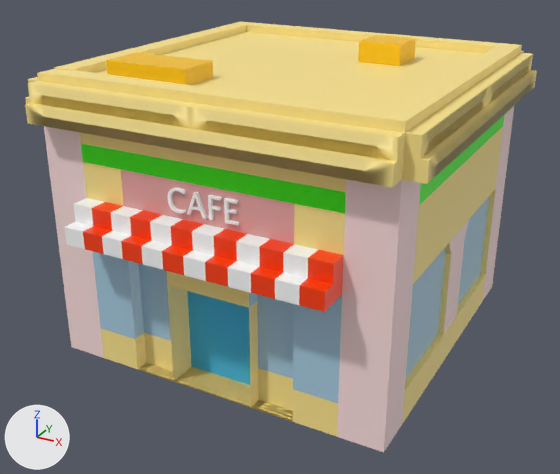
One commit to the FBX model Bird Gang/Assets/MayaMesh/cafe.fbx: the scene before it, then after it.
Camera for both pictures: a camera (50 mm lens) standing at (10.11, -19.52, 8.36) and looking at (-0.13, -0.89, -0.95). Lighting does not change. The marker at lower left points along +X, +Y and +Z. Where no turn or scale is listed for an object, it has been applied to the vertices. Vertices at the same position are counted once.

The first picture shows 'Cafe', 'sign'.
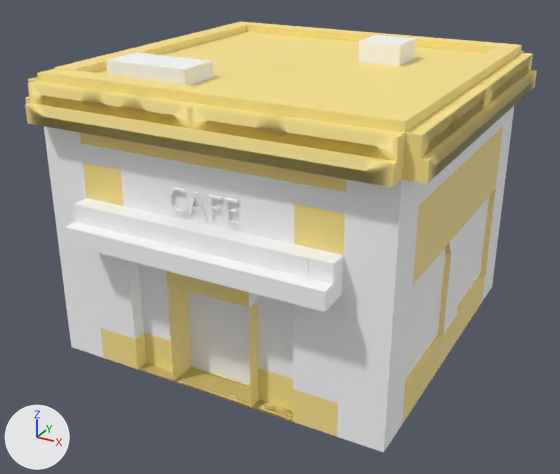
Where the newer file only moved an object's origin or applied its transform, the numbers keep the older frame.

The change, as a list of edits to the scene's bpy script:
```text
Change mat_typeblinn:
    mat_typeblinn.metallic: 0.0 -> 0.5
Change mat_shopwindow:
    mat_shopwindow.base_color: (0.403, 0.616, 0.76) -> (1.0, 1.0, 1.0)  # blue #aacee2 -> white #ffffff
Change mat_shopdoor:
    mat_shopdoor.base_color: (0.0496, 0.498, 0.8) -> (1.0, 1.0, 1.0)  # cyan #3fbbe7 -> white #ffffff
Change mat_shophighlights:
    mat_shophighlights.base_color: (0.0572, 1.0, 0.0) -> (1.0, 1.0, 1.0)  # green #44ff00 -> white #ffffff
Change mat_shopcolumn:
    mat_shopcolumn.base_color: (1.0, 0.757, 0.745) -> (1.0, 1.0, 1.0)  # white #ffe2e0 -> white #ffffff
Change mat_shopsign:
    mat_shopsign.base_color: (0.8, 0.39, 0.37) -> (1.0, 1.0, 1.0)  # pink #e7a8a4 -> white #ffffff
Change mat_towertopparts:
    mat_towertopparts.base_color: (1.0, 0.576, 0.0) -> (1.0, 1.0, 1.0)  # yellow #ffc800 -> white #ffffff
    mat_towertopparts.roughness: 0.4 -> 0.553
Change mat_shopredstripe:
    mat_shopredstripe.base_color: (1.0, 0.0485, 0.0) -> (1.0, 1.0, 1.0)  # orange #ff3e00 -> white #ffffff
Change me_mesh_001:
    used by ob_sign; location = (-1.05, -4.83, 1.19)
    remove me_mesh_001.from_pydata(...)  # 415 vertices, 360 faces; spans x 0.04..2.07, y -0.25..0.0, z -0.02..0.63
    add me_mesh_001.from_pydata(...)  # 166 vertices, 93 faces; spans x 0.04..2.07, y -0.25..0.0, z -0.02..0.63
    me_mesh_001 part 1
    249 vertices are removed from x 0.04..2.07, y -0.19..-0.06, z -0.02..0.63
    354 faces are deleted
    87 new faces join them
Add me_mesh_074:
    me_mesh_074.from_pydata(...)  # 801 vertices, 806 faces; spans x -5540.0..5540.0, y -5000.0..5734.0, z -5540.0..5922.0
    me_mesh_074.materials.append(mat_shopwindow)  # white #ffffff
    me_mesh_074.materials.append(mat_lambert1)  # yellow #ffe78f
    me_mesh_074.materials.append(mat_shopdoor)  # white #ffffff
    me_mesh_074.materials.append(mat_shopwhitematerial)  # white #ffffff
    me_mesh_074.materials.append(mat_shophighlights)  # white #ffffff
    me_mesh_074.materials.append(mat_shopcolumn)  # white #ffffff
    me_mesh_074.materials.append(mat_shopsign)  # white #ffffff
    me_mesh_074.materials.append(mat_towertopparts)  # white #ffffff
    me_mesh_074.materials.append(mat_shopredstripe)  # white #ffffff
Change ob_cafe_001:
    ob_cafe_001: bpy.data.objects.new('Cafe.001', None) -> bpy.data.objects.new('Cafe.001', me_mesh_074)
    add ob_cafe_001.parent = ob_cafe
    ob_cafe_001.rotation_euler: (1.571, 0.0, 0.0) -> (0.0, 0.0, 0.0)  # degrees (90, 0, 0) -> degrees (0, 0, 0)
    ob_cafe_001.scale: (0.1, 0.1, 0.1) -> (1.0, 0.8, 1.0)
Change ob_cafe:
    remove ob_cafe.parent = ob_cafe_001
    ob_cafe: bpy.data.objects.new('Cafe', me_mesh) -> bpy.data.objects.new('Cafe', None)
    ob_cafe.rotation_euler: (0.0, 0.0, 0.0) -> (1.571, 0.0, 0.0)  # degrees (0, 0, 0) -> degrees (90, 0, 0)
    ob_cafe.scale: (1.0, 0.8, 1.0) -> (0.001, 0.001, 0.001)
```

Pixel boxes (x1, y1, x2, y2) of what changed, in the pictures (560 x 474 px):
'Cafe.001', now drawn: after (25, 21, 537, 452)
    faces in mat_lambert1 (yellow #ffe78f): (25, 21, 537, 437)
    faces in mat_shopcolumn (white #ffffff): (44, 106, 514, 452)
    faces in mat_shopwindow (white #ffffff): (92, 197, 489, 403)
    faces in mat_shopredstripe (white #ffffff): (83, 202, 344, 312)
    faces in mat_shopwhitematerial (white #ffffff): (65, 198, 318, 305)
'Cafe', no longer drawn: before (25, 21, 537, 452)
    faces in mat_lambert1 (yellow #ffe78f): (25, 21, 537, 437)
    faces in mat_shopcolumn (white #ffe2e0): (44, 106, 514, 452)
    faces in mat_shopwindow (blue #aacee2): (92, 197, 489, 403)
    faces in mat_shopredstripe (orange #ff3e00): (83, 202, 344, 312)
    faces in mat_shopwhitematerial (white #ffffff): (65, 198, 318, 305)
'sign', surface changed: (168, 188, 239, 226) in both
part 1 of me_mesh_001, cut back: (171, 188, 239, 225) in both
